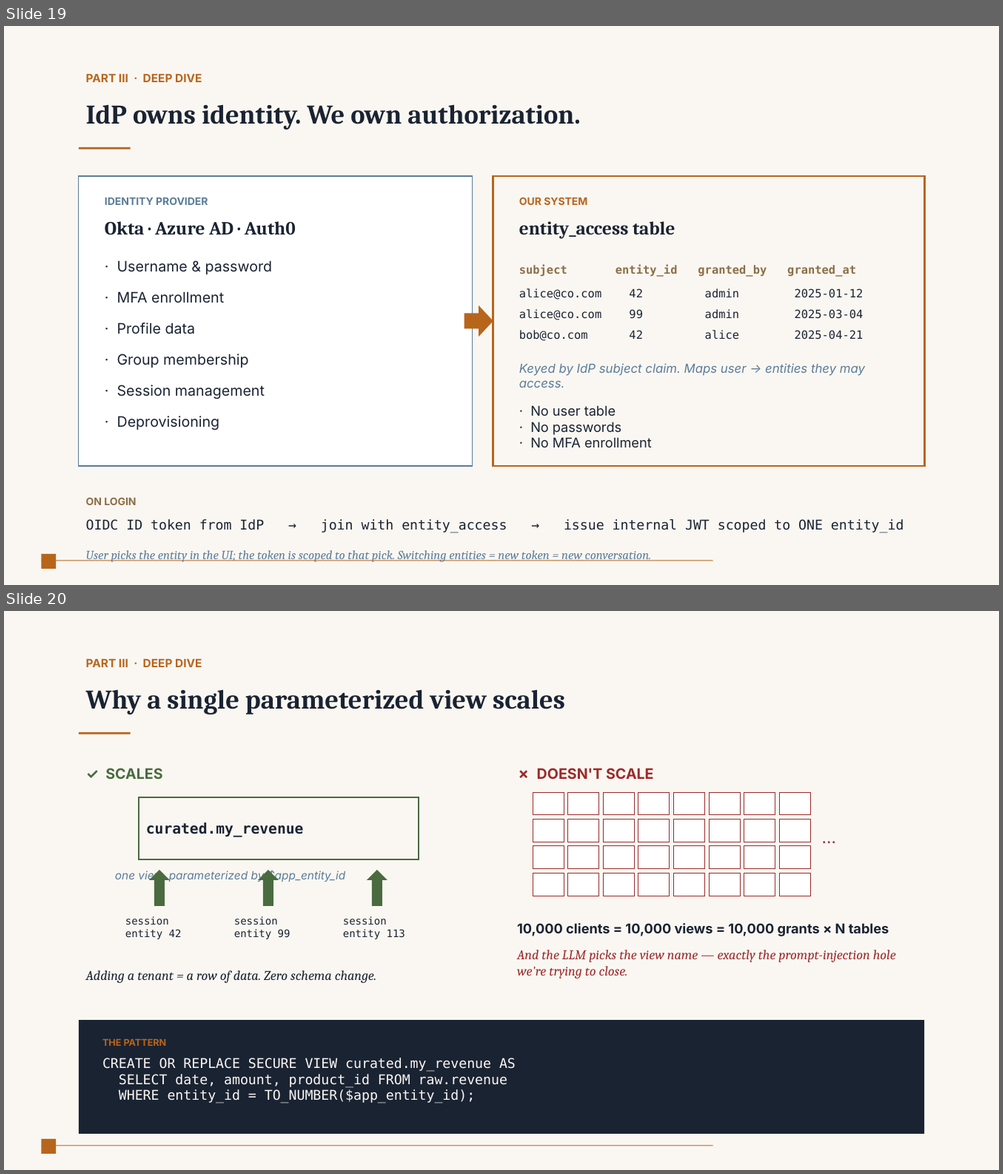
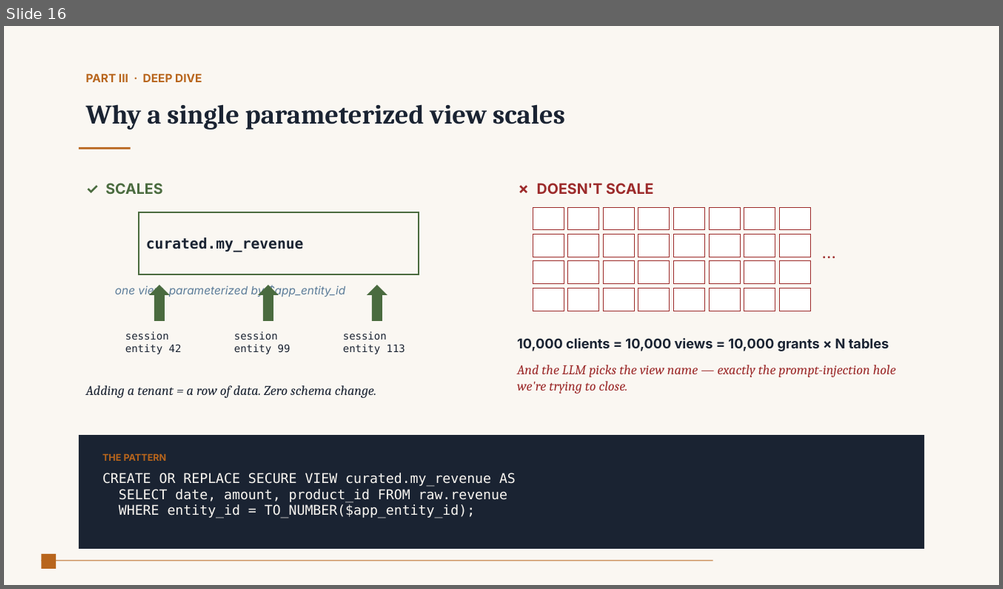
Before and after one commit to srsubramanian/AgentHub-Starter, a slide deck: Claude-by-Anthropic-for-PowerPoint.pptx. Shown one above the other, each under a label of ours: slides 19 and 20 before the commit, slide 16 after it. The pictures are 1003x1174 and 1003x589 pixels, drawn with LibreOffice and Linux fonts; fonts in the diff are those of the drawing. Boxes give left, top, right and bottom in pixels: in the first picture for what was removed or moved away, otherwise in the second. Text is boxed around its words. In the diff, an @@ line names an element or a change of style, - is before the commit and + after.

```diff
--- a/Claude-by-Anthropic-for-PowerPoint.pptx
+++ b/Claude-by-Anthropic-for-PowerPoint.pptx
@@ slide 19 removed at (4, 26, 999, 585), background #FAF7F2; not listed: 2 template elements that a slide beside it also shows @@
@@ text removed at (86, 74, 202, 82) @@
-PART III · DEEP DIVE
@@ text removed at (86, 104, 580, 130) @@
-IdP owns identity. We own authorization.
@@ rectangle removed at (79, 147, 130, 149) @@
@@ rectangle removed at (79, 176, 472, 466) @@
@@ rectangle removed at (493, 176, 925, 466) @@
@@ text removed at (105, 197, 208, 205) @@
-IDENTITY PROVIDER
@@ text removed at (519, 197, 587, 205) @@
-OUR SYSTEM
@@ text removed at (105, 221, 296, 235) @@
-Okta · Azure AD · Auth0
@@ text removed at (519, 221, 674, 239) @@
-entity_access table
@@ text removed at (117, 261, 272, 275) @@
-· Username & password
@@ text removed at (519, 264, 856, 277) @@
-subject entity_id granted_by granted_at
@@ text removed at (117, 292, 224, 304) @@
-· MFA enrollment
@@ text removed at (519, 289, 863, 300) @@
-alice@co.com 42 admin 2025-01-12
@@ right arrow removed at (464, 306, 493, 337) @@
@@ text removed at (519, 309, 863, 321) @@
-alice@co.com 99 admin 2025-03-04
@@ text removed at (117, 323, 196, 335) @@
-· Profile data
@@ text removed at (519, 330, 863, 341) @@
-bob@co.com 42 alice 2025-04-21
@@ text removed at (117, 354, 248, 368) @@
-· Group membership
@@ text removed at (519, 363, 865, 388) @@
-Keyed by IdP subject claim. Maps user → entities they may access.
@@ text removed at (117, 385, 264, 400) @@
-· Session management
@@ text removed at (117, 416, 220, 431) @@
-· Deprovisioning
@@ text removed at (530, 406, 652, 448) @@
-· No user table
-· No passwords
-· No MFA enrollment
@@ text removed at (86, 497, 136, 506) @@
-ON LOGIN
@@ text removed at (86, 520, 903, 533) @@
-OIDC ID token from IdP → join with entity_access → issue internal JWT scoped to ONE entity_id
@@ text removed at (86, 551, 652, 562) @@
-User picks the entity in the UI; the token is scoped to that pick. Switching entities = new token = new conversation.
@@ what was slide 20 is now slide 16 @@
```
Also in this commit, not shown: 10 slides changed, 9 other slides removed, 2 other files.
